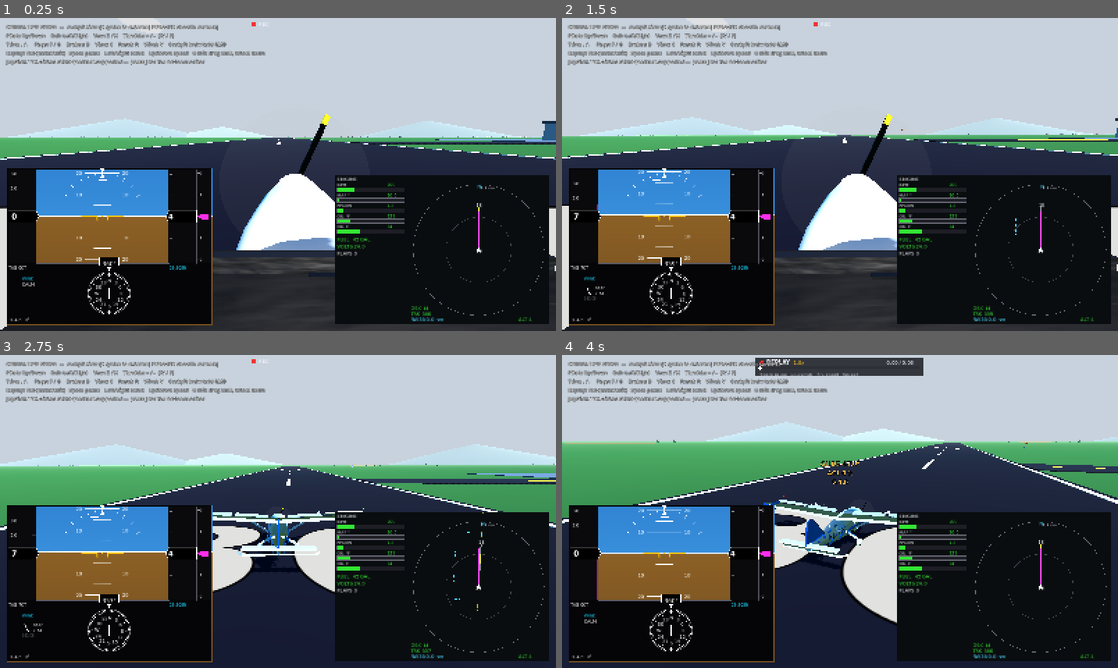
Above: before the commit, frames 1-4 (two rows, left to right).
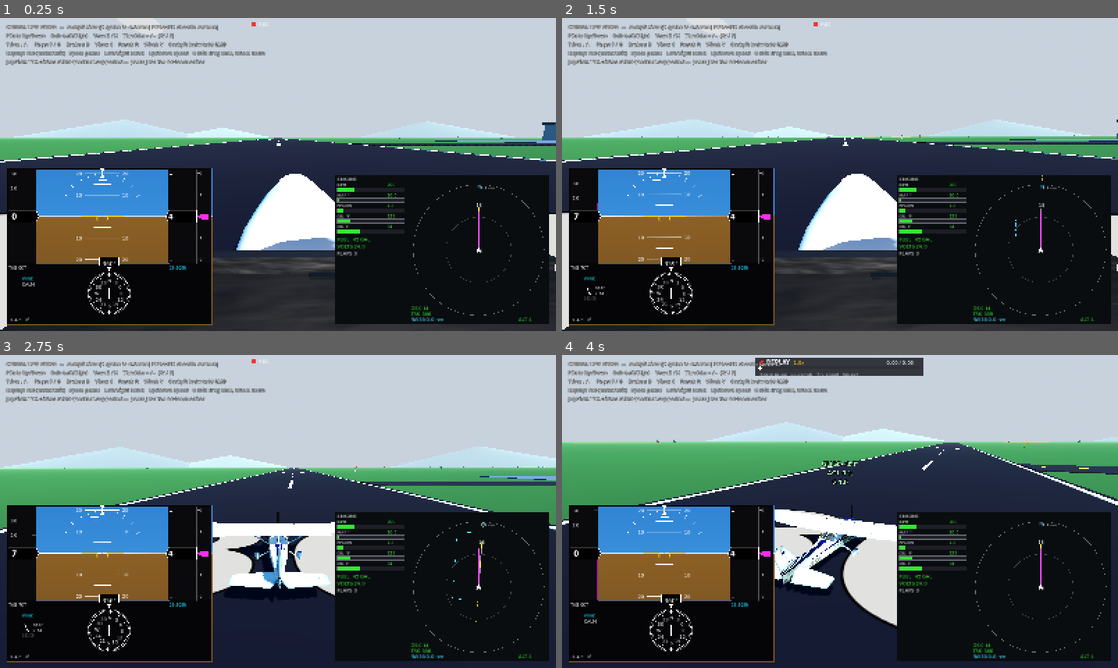
Above: after the commit, the same moments.

Repository: bigcubedata/test
Game: Godot game, scene res://src/Main.tscn
Two runs of this game, one before a commit and one after it. Both use one fixed random seed, a clock stepped at 60 frames per second and the inputs below.
Inputs (mouse positions are in pixels of both pictures, inside the frame that each line leads up to):
- Up to frame 1 (0.25 s): no input
- Up to frame 2 (1.5 s): move the mouse to (962, 158) at 0.52 s; hold Right (roll_right) 0.53-1.25 s; tap V (cycle_wind) at 0.6 s; click (962, 158) at 0.67 s; drag from (728, 190) to (812, 237) at 1.27 s
- Up to frame 3 (2.75 s): move the mouse to (333, 442) at 2.02 s; hold Right (roll_right) from 2.03 s (still down); tap C (toggle_view) at 2.1 s
- Up to frame 4 (4 s): release Right (roll_right) at 2.75 s; drag from (812, 574) to (673, 464) at 2.77 s; move the mouse to (1006, 558) at 3.52 s; hold Left (roll_left) from 3.53 s (still down); tap Tab (replay_toggle) at 3.6 s

The runs differ from the first frame. In frame 1, 2.6% of the frame differs, in the area x 0-100%, y 30-80%; in frame 2, 3.7%; in frame 3, 7.9%, in the area x 0-100%, y 28-96%; in frame 4, 4.8%.

Commit message:
Import FlightGear c172p exterior model as articulated GLB
Replace the procedural exterior with the FlightGear c172p project's
textured model (GPL-2.0, attribution in assets/models/LICENSE.md),
converted from AC3D to glTF binary with interior/panel/state objects
stripped and axes remapped to the body frame:

- Airframe.gd loads the GLB at runtime via GLTFDocument (no import step,
  works headless) and falls back to the procedural model if it's absent.
- Control surfaces, propeller, spinner and nose gear are separate GLB
  nodes with origins on the FlightGear hinge lines; flaps slide aft/down
  on their tracks while rotating, the prop swaps to a textured blur disc
  above 900 rpm, and the nose wheel steers about its raked strut axis.
- Physics gear contacts moved under the model's tires (wheelbase 1.64 m,
  nose ~27% static load) with spring rates and spawn height rebalanced so
  the aircraft settles level on its visual wheels.
- POH regression unchanged: takeoff roll 247 m, Vy climb 787 fpm, cruise
  122.1 KTAS, stall 49.4 KIAS; pattern lesson lands at -171 fpm, 4.2 m
  off centreline.

Co-Authored-By: Claude Fable 5 <noreply@anthropic.com>
Claude-Session: https://claude.ai/code/session_01BSiwa8xwJ1aRwLCRnRu7pg

Diff:
--- a/src/Main.gd
+++ b/src/Main.gd
@@ -8,6 +8,6 @@
 func _ready() -> void:
 	# Spawn on the south end of the runway, lined up to depart to the north.
 	# Height is the gear's static equilibrium so it settles without a bounce.
-	var spawn := Transform3D(Basis.IDENTITY, Vector3(0.0, 1.12, 480.0))
+	var spawn := Transform3D(Basis.IDENTITY, Vector3(0.0, 1.24, 480.0))
 	aircraft.global_transform = spawn
 	aircraft.set_spawn(spawn, Vector3.ZERO)
--- a/src/aircraft/Aircraft.gd
+++ b/src/aircraft/Aircraft.gd
@@ -67,21 +67,22 @@
 # --- Ground handling: three-point gear -------------------------------------
 # Each wheel is its own spring/damper contact with tire friction, so ground
 # attitude, rotation, braking pitch-down and steering all emerge from the
-# geometry instead of being scripted. Mains sit behind the CG (the nosewheel
-# carries ~8% of the weight, like the real aircraft).
-const GEAR_HEIGHT: float = 1.2      # wheel contact below CG [m]
-# Spring rates are matched to the static load split (nose ~15%, mains ~85%)
-# so an even-compression transient settles level instead of pitching; the
-# mains sit far enough behind the CG that gear forces can't tip it tail-down,
-# while the elevator can still rotate at ~55 KIAS once wing lift unloads them.
+# geometry instead of being scripted. Contact points sit exactly under the
+# tires of the exterior model (real 172 wheelbase ~1.64 m, nose carries ~27%
+# of the weight), so the visual tires meet the pavement.
+const GEAR_HEIGHT: float = 1.33     # main-wheel contact below CG [m]
+# Spring rates are matched to the static load split (nose ~27%, mains ~73%,
+# nose strut softer with more sag like the real oleo) so the aircraft settles
+# level; the mains sit far enough behind the CG that gear forces can't tip it
+# tail-down, while the elevator can still rotate at ~55 KIAS.
 const WHEELS := [
-	Vector3(0.0, -1.2, -2.0),       # nosewheel
-	Vector3(-1.05, -1.2, 0.45),     # left main
-	Vector3(1.05, -1.2, 0.45),      # right main
-	Vector3(0.0, -0.55, 3.3),       # tail tie-down skid (strike protection)
+	Vector3(0.0, -1.37, -1.19),     # nosewheel
+	Vector3(-1.11, -1.33, 0.45),    # left main
+	Vector3(1.11, -1.33, 0.45),     # right main
+	Vector3(0.0, -0.68, 4.62),      # tail tie-down skid (strike protection)
 ]
-const WHEEL_STIFF := [18000.0, 51000.0, 51000.0, 40000.0]
-const WHEEL_DAMP := [3000.0, 8000.0, 8000.0, 4000.0]
+const WHEEL_STIFF := [23000.0, 44000.0, 44000.0, 40000.0]
+const WHEEL_DAMP := [4000.0, 7000.0, 7000.0, 4000.0]
 const ROLLING_FRICTION: float = 0.03
 const BRAKE_FRICTION: float = 0.45
 const MU_SIDE: float = 0.75         # lateral tire grip (tires resist skidding)
--- a/src/aircraft/Airframe.gd
+++ b/src/aircraft/Airframe.gd
@@ -1,15 +1,35 @@
 extends Node3D
-## Procedurally-built refined exterior for the C172.
+## Exterior model for the C172.
 ##
-## Instead of crude boxes, the fuselage is a smooth lofted body (elliptical
-## cross-sections from a rounded cabin to a tapered tail boom), the flight
-## surfaces are shaped planforms (taper, rounded tips, swept fin + dorsal),
-## and the aircraft has wing lift struts and faired fixed gear — the things
-## that read as "a Cessna". Built in code so no art assets are needed.
+## Preferred path: load the FlightGear c172p exterior (assets/models/c172.glb,
+## GPL-2.0 — see assets/models/LICENSE.md) at runtime via GLTFDocument. The
+## GLB carries the control surfaces, propeller, spinner and nose gear as
+## separate named nodes whose origins sit on the real hinge lines, so this
+## script can articulate them directly.
+##
+## Fallback path (GLB missing/unreadable): the original procedurally-built
+## exterior — a lofted fuselage, shaped planforms, struts and faired gear —
+## so the project still runs with zero external assets.
 ##
 ## Body frame: forward = -Z, up = +Y, right = +X.
 
 const SEG := 24  # cross-section resolution
+
+# ---- GLTF exterior (FlightGear c172p conversion) --------------------------
+const GLB_PATH := "res://assets/models/c172.glb"
+# Hinge axes in body frame, from the FlightGear animation definitions
+# (converted to Godot axes). Node origins already sit on the hinge lines.
+const AIL_L_AXIS := Vector3(0.9937, -0.0426, 0.1033)
+const AIL_R_AXIS := Vector3(0.9937, 0.0426, -0.1033)
+const RUD_AXIS := Vector3(-0.0082, 0.8294, 0.5586)
+const NOSE_AXIS := Vector3(0.0, -0.9579, -0.2870)   # raked steering axis
+const FLAP_TRAVEL := Vector3(0.0, -0.10, 0.08)      # Fowler-style slide at full flaps
+const PROP_BLUR_RPM := 900.0    # above this the textured blur disc takes over
+const VISUAL_MAX_RPS := 4.0     # capped visual prop rate (avoids strobing)
+
+var _gltf := false
+var _anim := {}                 # group name -> [{node, base}] (GLB mode)
+var _prop_angle := 0.0
 
 var _white: StandardMaterial3D
 var _blue: StandardMaterial3D
@@ -29,6 +49,8 @@
 
 func _ready() -> void:
 	_aircraft = get_parent()
+	if _load_gltf():
+		return
 	_white = _mat(Color(0.80, 0.81, 0.84), 0.55, 0.0)
 	_blue = _mat(Color(0.12, 0.34, 0.62), 0.4, 0.1)
 	# Windshield: nearly clear and non-metallic so you can see the runway
@@ -52,6 +74,9 @@
 
 
 func _process(_delta: float) -> void:
+	if _gltf:
+		_animate_gltf(_delta)
+		return
 	# Animate control surfaces. Flaps track FlightData (so they replay too);
 	# ailerons/elevator/rudder track the live deflections on the Aircraft.
 	var fl := deg_to_rad(FlightData.flaps_deg)
@@ -68,6 +93,91 @@
 		_elev.rotation.x = -_aircraft.elevator * 1.2
 	if _rud:
 		_rud.rotation.y = _aircraft.rudder * 1.3
+
+
+# --------------------------------------------------------------------------
+#  GLTF exterior (FlightGear c172p conversion)
+# --------------------------------------------------------------------------
+
+## Load the converted FlightGear model at runtime. GLTFDocument works both in
+## the editor and headless, and needs no import step. Returns false (-> the
+## procedural fallback is built instead) if the file is absent or unreadable.
+func _load_gltf() -> bool:
+	if not FileAccess.file_exists(GLB_PATH):
+		return false
+	var doc := GLTFDocument.new()
+	var state := GLTFState.new()
+	if doc.append_from_file(GLB_PATH, state) != OK:
+		push_warning("Airframe: failed to parse %s, using procedural model" % GLB_PATH)
+		return false
+	var model := doc.generate_scene(state)
+	if model == null:
+		push_warning("Airframe: failed to instance %s, using procedural model" % GLB_PATH)
+		return false
+	add_child(model)
+	# Collect the articulated nodes; converter emits them as Group, Group_1, …
+	# with identical origins, so every node in a group gets the same motion.
+	for group in ["Flaps", "AileronL", "AileronR", "Elevator", "Rudder",
+			"PropSlow", "PropFast", "Spinner", "NoseGear"]:
+		_anim[group] = []
+		_collect_group(model, group, _anim[group])
+	_gltf = true
+	# The GLB has its own propeller + blur disc; park the procedural one.
+	var prop := get_parent().get_node_or_null("Propeller")
+	if prop:
+		prop.visible = false
+		prop.set_process(false)
+	return true
+
+
+func _collect_group(root: Node, group: String, into: Array) -> void:
+	for child in root.get_children():
+		var n := child.name as String
+		if n == group or n.begins_with(group + "_"):
+			# Guard against prefix collisions (e.g. "Prop" vs "PropFast").
+			into.append({"node": child, "base": (child as Node3D).position})
+		_collect_group(child, group, into)
+
+
+func _set_group(group: String, basis: Basis, offset: Vector3 = Vector3.ZERO) -> void:
+	for e in _anim[group]:
+		e.node.transform = Transform3D(basis, e.base + offset)
+
+
+func _animate_gltf(delta: float) -> void:
+	# Flaps: the real 172's flaps run aft and down on tracks while rotating,
+	# so the slide (from the FlightGear animation) is applied with the hinge
+	# rotation. Driven from FlightData so they animate in replay too.
+	var fnorm: float = FlightData.flaps_deg / 30.0
+	_set_group("Flaps", Basis(Vector3.RIGHT, deg_to_rad(30.0) * fnorm), FLAP_TRAVEL * fnorm)
+
+	# Prop: spin at a capped visual rate; above ~900 rpm swap the geometric
+	# blades for the textured blur disc (both spin about the crank axis).
+	var rpm: float = FlightData.engine_rpm
+	_prop_angle = wrapf(_prop_angle + TAU * minf(rpm / 60.0, VISUAL_MAX_RPS) * delta, 0.0, TAU)
+	var spin := Basis(Vector3.BACK, _prop_angle)
+	_set_group("Spinner", spin)
+	_set_group("PropSlow", spin)
+	_set_group("PropFast", spin)
+	var blur := rpm > PROP_BLUR_RPM
+	for e in _anim["PropSlow"]:
+		e.node.visible = not blur
+	for e in _anim["PropFast"]:
+		e.node.visible = blur
+
+	if _aircraft == null:
+		return
+	# Control surfaces follow the live deflections (radians) on the Aircraft;
+	# signs match the procedural fallback (+X hinge rotation = trailing edge
+	# down, checked against the FlightGear animation definitions).
+	var ail: float = _aircraft.aileron
+	_set_group("AileronL", Basis(AIL_L_AXIS, ail))
+	_set_group("AileronR", Basis(AIL_R_AXIS, -ail))
+	_set_group("Elevator", Basis(Vector3.RIGHT, -_aircraft.elevator * 1.2))
+	_set_group("Rudder", Basis(RUD_AXIS, _aircraft.rudder * 1.3))
+	# Nose wheel mirrors the physics steer angle about the raked strut axis.
+	var steer: float = (_aircraft.rudder / _aircraft.MAX_RUDDER) * _aircraft.NOSE_STEER_ANGLE
+	_set_group("NoseGear", Basis(NOSE_AXIS, steer))
 
 
 # --------------------------------------------------------------------------
Binary file added: assets/models/c172.glb
Not shown, changed: README.md
Not shown, added: assets/models/LICENSE.md
